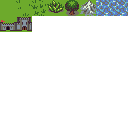
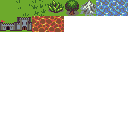
Layers edited between the first and the second 128x128 image:
painted on "Background" over <box>32,16,64,32</box>
